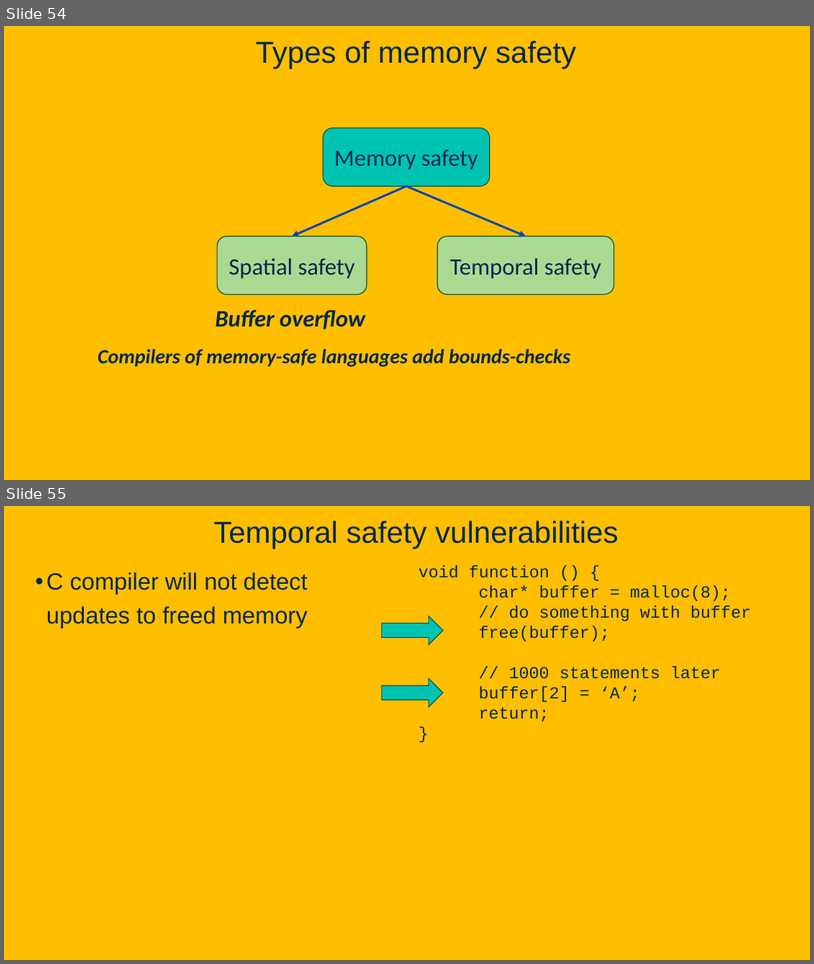
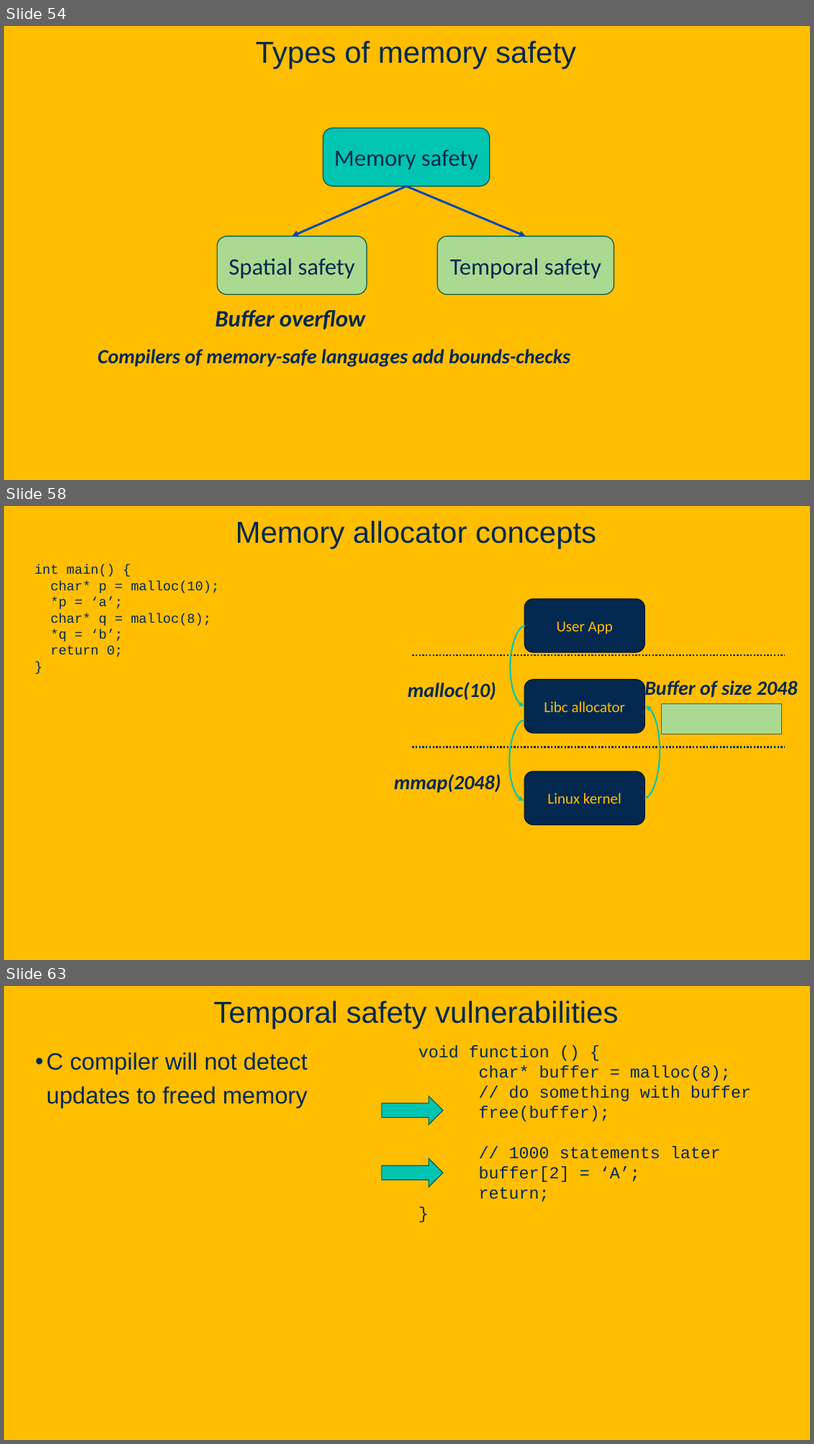
Before and after one commit to davsec-teaching/ecs160-f25, a slide deck: slides/9_software_security.pptx. Shown one above the other, each under a label of ours: slides 54 and 55 before the commit, slides 54, 58 and 63 after it; the slides between them are not shown. The pictures are 814x964 and 814x1444 pixels, drawn with LibreOffice and Linux fonts; fonts in the diff are those of the drawing; background and template pictures are left out. Boxes give left, top, right and bottom in pixels: in the first picture for what was removed or moved away, otherwise in the second. Text is boxed around its words. In the diff, an @@ line names an element or a change of style, - is before the commit and + after.

```diff
--- a/slides/9_software_security.pptx
+++ b/slides/9_software_security.pptx
@@ slide 58 added at box(4, 506, 810, 960), background picture (left out) @@
@@ title added at box(236, 520, 597, 548), 36 pt, text #022850 @@
+Memory allocator concepts
@@ text added at box(34, 564, 219, 657), 16 pt, text #022850 @@
+int main() {
+char* p = malloc(10);
+*p = ‘a’;
+char* q = malloc(8);
+*q = ‘b’;
+return 0;
+}
@@ rounded rectangle added at box(525, 599, 646, 651), fill #022850, outline #011223 1 pt, 18 pt, text #FFBE00 @@
+User App
@@ curved arrow added from (525, 626) to (525, 706), #00C4B2 1.75 pt @@
@@ line added from (412, 656) to (786, 656), #022850 2 pt dashed @@
@@ text added at box(408, 682, 496, 700), 24 pt, text #022850, bold, italic @@
+malloc(10)
@@ rounded rectangle added at box(525, 680, 646, 733), fill #022850, outline #011223 1 pt, 18 pt, text #FFBE00 @@
+Libc allocator
@@ text added at box(645, 680, 798, 700), 24 pt, text #022850, bold, italic @@
+Buffer of size 2048
@@ curved arrow added from (525, 720) to (524, 800), #00C4B2 1.75 pt @@
@@ curved arrow added from (646, 798) to (646, 706), #00C4B2 1.75 pt @@
@@ rectangle added at box(661, 703, 782, 734), fill #AADA91, outline #4B6040 1 pt @@
@@ line added from (412, 746) to (786, 746), #022850 2 pt dashed @@
@@ text added at box(394, 774, 502, 793), 24 pt, text #022850, bold, italic @@
+mmap(2048)
@@ rounded rectangle added at box(525, 771, 646, 824), fill #022850, outline #011223 1 pt, 18 pt, text #FFBE00 @@
+Linux kernel
@@ what was slide 55 is now slide 63 @@
```
Also in this commit, not shown: 5 slides changed, 7 other slides added.
